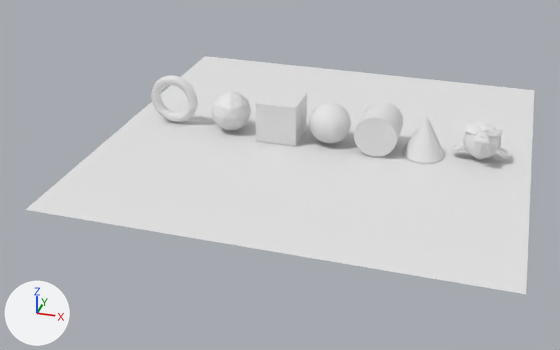
The Blender file introduction_section/adding_objects.blend: old version first, new version second.
The view is the same before and after, from a 50 mm lens placed at (8.2, -33.5, 16.3), pointed at (-1.5, -1.8, -1.2). The lights are fixed; the arrows at lower left show +X, +Y and +Z.
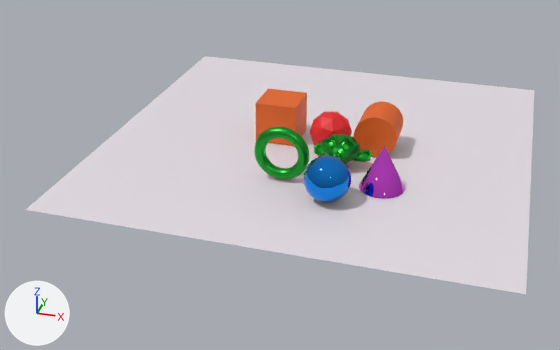
Pixel boxes [x1, y1, x2, y2] of what changed, in the pictures (560 x 350 px):
'Sphere', recoloured, moved: before [309, 102, 351, 144]; after [304, 155, 351, 203]
'Torus', recoloured, moved: before [151, 75, 198, 122]; after [254, 127, 309, 179]
'Cone', recoloured, moved: before [402, 115, 445, 163]; after [359, 146, 405, 198]
'Cube', recoloured (white to orange): [255, 88, 307, 146] in both
'Suzanne', recoloured, moved, turned: before [451, 121, 511, 160]; after [314, 134, 372, 164]
'Icosphere', recoloured, moved: before [211, 92, 251, 130]; after [310, 112, 352, 145]
'Cylinder', recoloured (grey to orange): [354, 101, 403, 157] in both

The change, as a diff of the scene's bpy script:
```diff
--- a/introduction_section/adding_objects.blend.py
+++ b/introduction_section/adding_objects.blend.py
@@ mat_green @@
+mat_green = principled_material('green')
+mat_green.base_color = (0.0247, 0.399, 0.0422)  # green #2ca93a
+mat_green.metallic = 1.0
+mat_green.roughness = 0.333
@@ mat_purple @@
+mat_purple = principled_material('purple')
+mat_purple.base_color = (0.735, 0.0855, 0.8)  # pink #df53e7
+mat_purple.metallic = 1.0
+mat_purple.roughness = 0.0
@@ mat_orange @@
+mat_orange = principled_material('orange')
+mat_orange.base_color = (0.8, 0.135, 0.0125)  # orange #e7671d
+mat_orange.roughness = 0.582
@@ mat_red @@
+mat_red = principled_material('red')
+mat_red.base_color = (0.8, 0.0139, 0.0161)  # red #e71f22
@@ mat_blue @@
+mat_blue = principled_material('blue')
+mat_blue.base_color = (0.0157, 0.27, 0.854)  # blue #228eee
+mat_blue.metallic = 1.0
+mat_blue.roughness = 0.0
@@ me_cube_001 @@
 me_cube_001.from_pydata(...)  # 8 vertices, 6 faces; spans x -1.0..1.0, y -1.0..1.0, z -1.0..1.0
+me_cube_001.materials.append(mat_orange)  # orange #e7671d
@@ me_sphere @@
 me_sphere.from_pydata(...)  # 482 vertices, 512 faces; spans x -1.0..1.0, y -1.0..1.0, z -1.0..1.0
+me_sphere.materials.append(mat_blue)  # blue #228eee
@@ me_icosphere @@
 me_icosphere.from_pydata(...)  # 42 vertices, 80 faces; spans x -0.95..0.95, y -1.0..1.0, z -1.0..1.0
+me_icosphere.materials.append(mat_red)  # red #e71f22
@@ me_cylinder @@
 me_cylinder.from_pydata(...)  # 64 vertices, 34 faces; spans x -1.0..1.0, y -1.0..1.0, z -1.0..1.0
+me_cylinder.materials.append(mat_orange)  # orange #e7671d
@@ me_cone @@
 me_cone.from_pydata(...)  # 33 vertices, 33 faces; spans x -1.0..1.0, y -1.0..1.0, z -1.0..1.0
+me_cone.materials.append(mat_purple)  # pink #df53e7
@@ me_torus @@
 me_torus.from_pydata(...)  # 576 vertices, 576 faces; spans x -1.25..1.25, y -1.25..1.25, z -0.25..0.25
+me_torus.materials.append(mat_green)  # green #2ca93a
@@ me_suzanne_001 @@
 me_suzanne_001.from_pydata(...)  # 507 vertices, 500 faces; spans x -1.37..1.37, y -0.85..0.85, z -0.98..0.98
+me_suzanne_001.materials.append(mat_green)  # green #2ca93a
@@ ob_sphere @@
 ob_sphere = bpy.data.objects.new('Sphere', me_sphere)
-ob_sphere.location = (0.51, 0.0, 1.03)
+ob_sphere.location = (1.77, -5.6, 1.03)
@@ ob_icosphere @@
 ob_icosphere = bpy.data.objects.new('Icosphere', me_icosphere)
-ob_icosphere.location = (-4.54, 0.0, 1.03)
+ob_icosphere.location = (0.8, -1.0, 1.03)
@@ ob_cone @@
 ob_cone = bpy.data.objects.new('Cone', me_cone)
-ob_cone.location = (5.08, 0.0, 1.03)
+ob_cone.location = (3.8, -3.82, 1.03)
@@ ob_torus @@
 ob_torus = bpy.data.objects.new('Torus', me_torus)
-ob_torus.location = (-7.6, 0.0, 1.3)
+ob_torus.location = (-0.6, -4.37, 1.3)
 ob_torus.rotation_euler = (1.571, 0.0, 0.0)  # degrees (90, 0, 0)
@@ ob_suzanne @@
 ob_suzanne = bpy.data.objects.new('Suzanne', me_suzanne_001)
-ob_suzanne.location = (7.68, 0.0, 0.88)
-ob_suzanne.rotation_euler = (-1.571, 0.0, 0.0)  # degrees (-90, 0, 0)
+ob_suzanne.location = (1.62, -2.57, 0.68)
+ob_suzanne.rotation_euler = (-0.673, 0.0, 0.0)  # degrees (-39, 0, 0)
```
